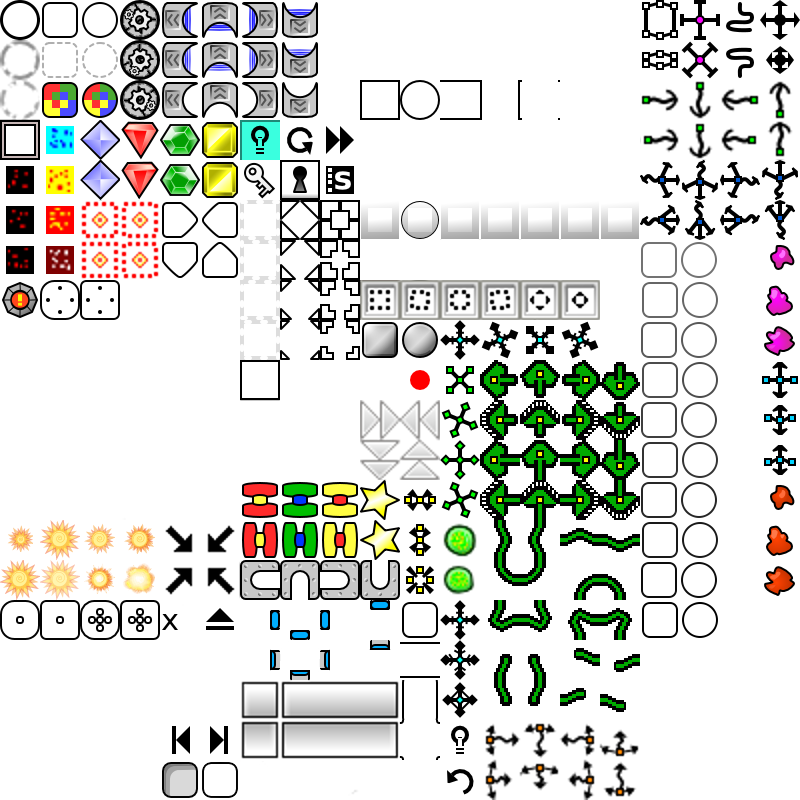
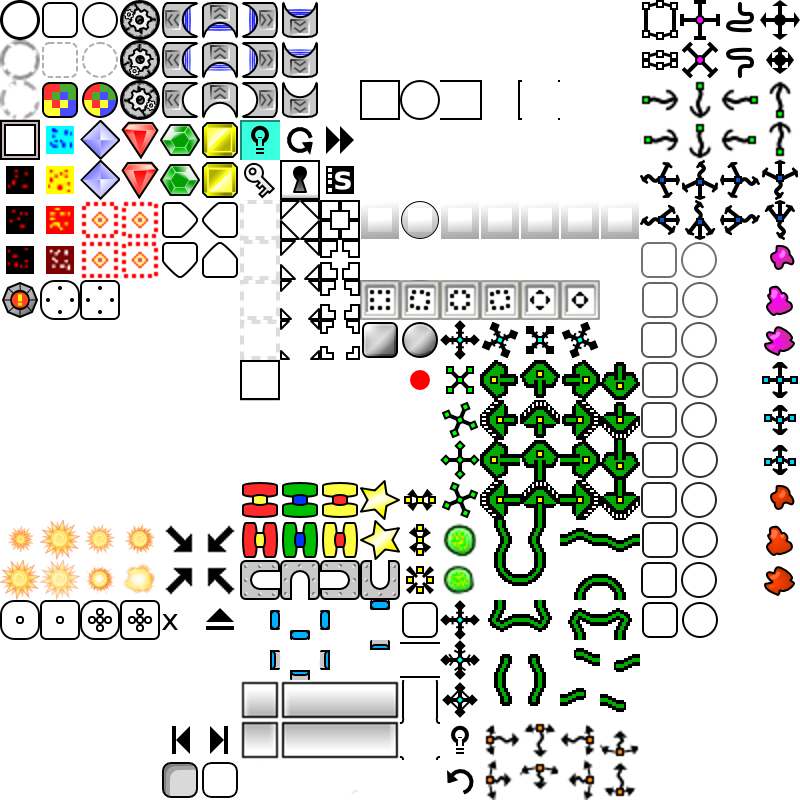
Layered file, before and after one edit (800×800). Changes by layer:
painted on "Capa nueva#1" over (124, 400, 440, 599)
